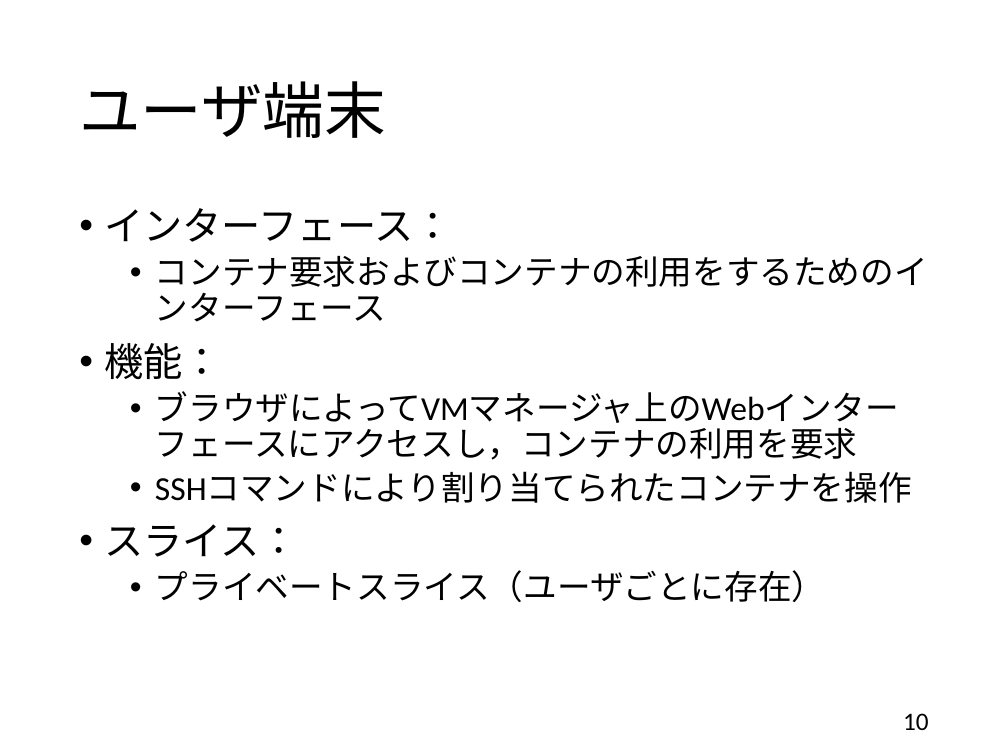
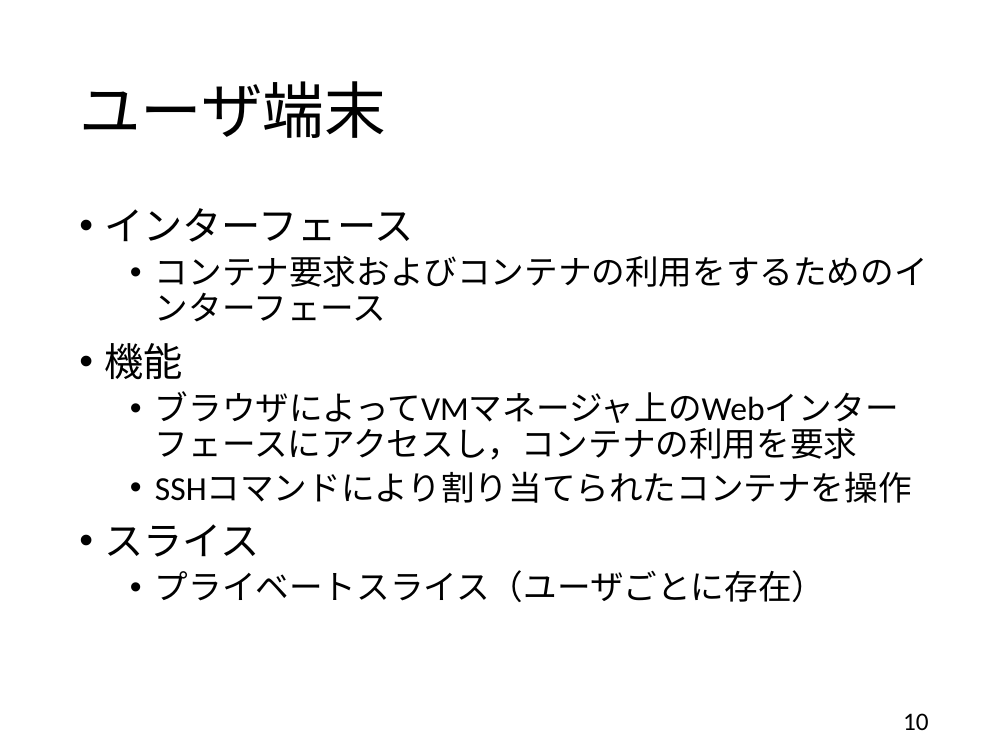
Before and after one commit to handai-trema/IaaS-amn, a slide deck: slide 10 of report_slide.pptx. Drawn at 1008x756 pixels with LibreOffice and Linux fonts; fonts in the diff are those of the drawing. Boxes give left, top, right and bottom in pixels: in the first picture for what was removed or moved away, otherwise in the second. Text is boxed around its words. In the diff, an @@ line names an element or a change of style, - is before the commit and + after.

```diff
--- a/report_slide.pptx
+++ b/report_slide.pptx
@@ text at [105,208,414,242]: text changed @@
-• インターフェース：
+• インターフェース
@@ text at [105,343,183,379]: text changed @@
-• 機能：
+• 機能
@@ text at [105,524,260,557]: text changed @@
-• スライス：
+• スライス
```
Also in this commit, not shown: 21 other slides changed, 7 slides added, 5 slides removed.
